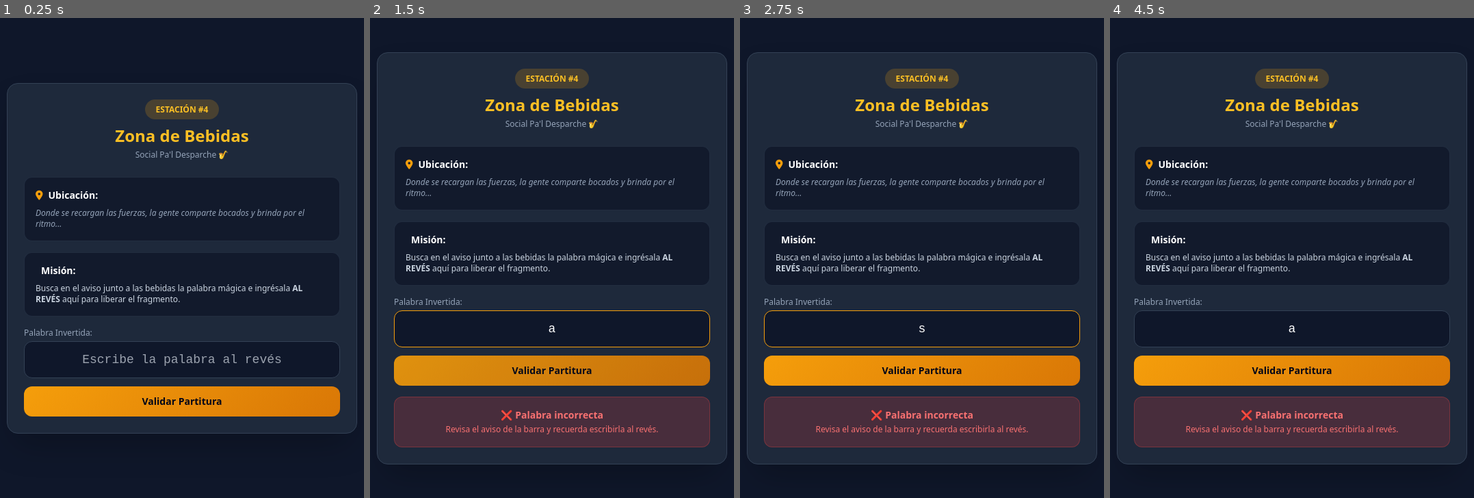
Above: before the commit, frames 1-4 (left to right).
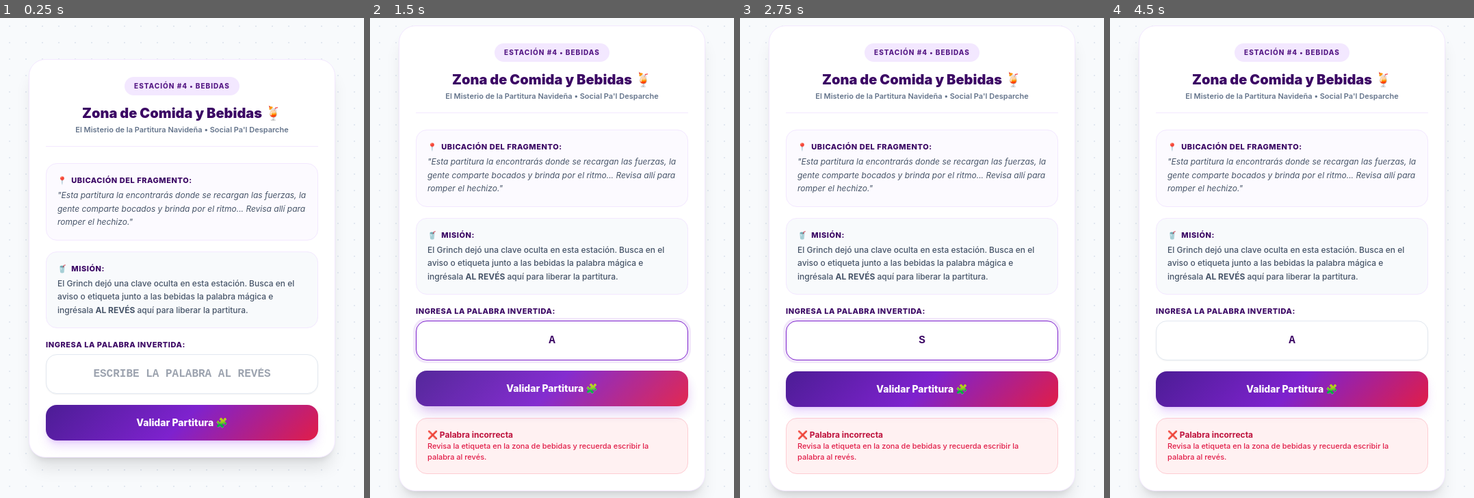
Above: after the commit, the same moments.

Repository: williamosorios-source/social-pal-desparche-juego
Game: browser game, page reto4.html
Same seed, same stepped clock (60 frames per second), same inputs: the game is played once before the commit and once after it.
Inputs (mouse positions are in pixels of both pictures, inside the frame that each line leads up to; where the layout moved, square brackets give the same spot in the first picture):
- Up to frame 1 (0.25 s): no input
- Up to frame 2 (1.5 s): click (552, 373) [552, 358] at 1.27 s; type "a" at 1.27 s; tap Enter at 1.3 s
- Up to frame 3 (2.75 s): click (922, 387) at 1.87 s, where only the run after the commit has a clickable "Validar Partitura 🧩"; click (922, 387) at 2.02 s, where only the run after the commit has a clickable "Validar Partitura 🧩"; click (922, 339) [922, 330] at 2.47 s; type "s" at 2.47 s; tap Enter at 2.5 s
- Up to frame 4 (4.5 s): click (1292, 339) [1292, 330] at 3.07 s; type "e" at 3.07 s; tap Enter at 3.1, 3.7 s; click (1292, 339) [1292, 330] at 3.67 s; type "a" at 3.67 s; click (1292, 387) at 4.27 s, where only the run after the commit has a clickable "Validar Partitura 🧩"

The runs differ from the first frame. In frame 1, 100% of the frame differs, in the area x 0-100%, y 0-100%; in frame 2, 100%; in frame 3, 100%; in frame 4, 100%.

Commit message:
Update reto4.html

Diff:
--- a/reto4.html
+++ b/reto4.html
@@ -2,55 +2,148 @@
 <html lang="es">
 <head>
   <meta charset="UTF-8">
-  <meta name="viewport" content="width=device-width, initial-scale=1.0">
-  <title>Reto #4 - Zona de Bebidas</title>
+  <meta name="viewport" content="width=device-width, initial-scale=1.0, maximum-scale=1.0, user-scalable=no, viewport-fit=cover">
+  <title>Reto #4 - Zona de Bebidas | Social Pa'l Desparche 💃🕺</title>
+
+  <!-- FUENTE OFICIAL -->
+  <link rel="preconnect" href="https://fonts.googleapis.com">
+  <link rel="preconnect" href="https://fonts.gstatic.com" crossorigin>
+  <link href="https://fonts.googleapis.com/css2?family=Plus+Jakarta+Sans:wght@400;600;700;800&display=swap" rel="stylesheet">
+
+  <!-- TAILWIND CSS & FONT AWESOME -->
   <script src="https://cdn.tailwindcss.com"></script>
   <link href="https://cdnjs.cloudflare.com/ajax/libs/font-awesome/6.0.0/css/all.min.css" rel="stylesheet">
+
   <style>
-    body { background-color: #0f172a; color: #f8fafc; font-family: 'Segoe UI', sans-serif; }
-    .gold-gradient { background: linear-gradient(135deg, #f59e0b 0%, #d97706 100%); }
-    .card-dark { background-color: #1e293b; border: 1px solid #334155; }
+    html {
+      -webkit-text-size-adjust: 100%;
+      text-size-adjust: 100%;
+      height: 100%;
+    }
+    body {
+      font-family: 'Plus Jakarta Sans', -apple-system, BlinkMacSystemFont, sans-serif;
+      background-color: #f8fafc;
+      background-image: radial-gradient(#e2e8f0 1px, transparent 1px);
+      background-size: 24px 24px;
+      -webkit-tap-highlight-color: transparent;
+      min-height: 100vh;
+      min-height: 100svh;
+      display: flex;
+      flex-direction: column;
+      align-items: center;
+      justify-content: center;
+    }
+
+    .card-white {
+      background: #ffffff;
+      border: 1px solid #f1f5f9;
+      box-shadow: 0 10px 30px -5px rgba(76, 29, 149, 0.08);
+      box-sizing: border-box;
+      width: 100%;
+    }
+
+    .brand-gradient-btn {
+      background: linear-gradient(135deg, #4c1d95 0%, #7e22ce 50%, #e11d48 100%);
+      transition: all 0.25s ease;
+    }
+    .brand-gradient-btn:hover {
+      opacity: 0.95;
+      transform: translateY(-1px);
+      box-shadow: 0 10px 20px -5px rgba(126, 34, 206, 0.4);
+    }
+
+    .input-light {
+      background: #ffffff;
+      border: 1.5px solid #e2e8f0;
+      color: #3b0764;
+      -webkit-appearance: none;
+      appearance: none;
+      border-radius: 1rem;
+      font-size: 16px !important;
+    }
+    .input-light:focus {
+      border-color: #7e22ce;
+      background: #ffffff;
+      box-shadow: 0 0 0 4px rgba(126, 34, 206, 0.1);
+    }
   </style>
 </head>
-<body class="min-h-screen flex items-center justify-center p-4">
-  <div class="card-dark rounded-2xl max-w-lg w-full p-6 shadow-2xl text-center">
-    <header class="mb-6">
-      <span class="bg-amber-500/20 text-amber-400 font-bold px-4 py-1.5 rounded-full text-xs uppercase">Estación #4</span>
-      <h1 class="text-2xl font-extrabold text-amber-400 mt-3">Zona de Bebidas</h1>
-      <p class="text-xs text-slate-400 mt-1">Social Pa'l Desparche 🎷</p>
+<body class="text-slate-800 p-4 antialiased selection:bg-purple-500 selection:text-white">
+
+  <div class="card-white rounded-3xl max-w-md w-full p-6 shadow-xl border border-purple-100 my-auto">
+
+    <!-- CABECERA DE MARCA -->
+    <header class="text-center mb-6 border-b border-purple-100 pb-4">
+      <span class="bg-purple-100 text-purple-900 font-extrabold px-3.5 py-1.5 rounded-full text-[10px] uppercase tracking-widest inline-block mb-2">
+        ESTACIÓN #4 • BEBIDAS
+      </span>
+      <h1 class="text-xl font-black text-purple-950 mt-1">Zona de Comida y Bebidas 🍹</h1>
+      <p class="text-[11px] text-slate-500 font-semibold mt-0.5">El Misterio de la Partitura Navideña • Social Pa'l Desparche</p>
     </header>
-    <main class="space-y-4 text-left text-sm text-slate-300">
-      <div class="bg-slate-900/80 p-4 rounded-xl border border-slate-700/50">
-        <p class="font-semibold text-white mb-2"><i class="fa-solid fa-location-dot text-amber-500 mr-2"></i>Ubicación:</p>
-        <p class="text-slate-400 text-xs italic">Donde se recargan las fuerzas, la gente comparte bocados y brinda por el ritmo...</p>
+
+    <main class="space-y-4 text-left text-xs text-slate-700">
+      <!-- UBICACIÓN -->
+      <div class="bg-purple-50/50 p-4 rounded-2xl border border-purple-100 space-y-1">
+        <p class="font-extrabold text-purple-950 text-[11px] uppercase tracking-wider flex items-center gap-1.5">
+          <span>📍</span> Ubicación del Fragmento:
+        </p>
+        <p class="text-slate-600 italic leading-relaxed">
+          "Esta partitura la encontrarás donde se recargan las fuerzas, la gente comparte bocados y brinda por el ritmo... Revisa allí para romper el hechizo."
+        </p>
       </div>
-      <div class="bg-slate-900/80 p-4 rounded-xl border border-slate-700/50">
-        <p class="font-semibold text-white mb-2"><i class="fa-solid fa-glass-water text-amber-500 mr-2"></i>Misión:</p>
-        <p class="text-xs text-slate-300">Busca en el aviso junto a las bebidas la palabra mágica e ingrésala <b>AL REVÉS</b> aquí para liberar el fragmento.</p>
+
+      <!-- MISIÓN -->
+      <div class="bg-slate-50 p-4 rounded-2xl border border-purple-100 space-y-1">
+        <p class="font-extrabold text-purple-950 text-[11px] uppercase tracking-wider flex items-center gap-1.5">
+          <span>🥤</span> Misión:
+        </p>
+        <p class="text-slate-600 leading-relaxed font-medium">
+          El Grinch dejó una clave oculta en esta estación. Busca en el aviso o etiqueta junto a las bebidas la palabra mágica e ingrésala <b>AL REVÉS</b> aquí para liberar la partitura.
+        </p>
       </div>
-      <form onsubmit="validar(event)" class="mt-6 space-y-3">
+
+      <!-- FORMULARIO DE RESPUESTA -->
+      <form onsubmit="validar(event)" class="space-y-4 mt-4">
         <div>
-          <label class="block text-xs font-medium text-slate-400 mb-1">Palabra Invertida:</label>
-          <input type="text" id="respuesta" placeholder="Escribe la palabra al revés" required class="w-full bg-slate-900 border border-slate-700 text-white font-mono text-center text-lg rounded-xl py-3 focus:outline-none focus:border-amber-500">
+          <label class="block text-[11px] font-extrabold text-purple-950 mb-1.5 uppercase tracking-wider">
+            Ingresa la palabra Invertida:
+          </label>
+          <input type="text" id="respuesta" placeholder="Escribe la palabra al revés" required
+            class="w-full px-4 py-3.5 input-light font-mono text-center text-lg uppercase font-bold outline-none transition shadow-sm">
         </div>
-        <button type="submit" class="w-full gold-gradient hover:opacity-90 text-slate-950 font-bold py-3 rounded-xl transition">Validar Partitura</button>
+
+        <button type="submit" class="w-full brand-gradient-btn text-white font-extrabold py-4 rounded-2xl text-sm transition active:scale-95 shadow-lg shadow-purple-500/25">
+          Validar Partitura 🧩
+        </button>
       </form>
-      <div id="resultado" class="hidden text-center p-4 rounded-xl font-bold text-sm"></div>
+
+      <!-- SECCIÓN DE RESULTADO -->
+      <div id="resultado" class="hidden text-center p-4 rounded-2xl font-bold text-xs mt-4"></div>
     </main>
   </div>
+
   <script>
-    const SOL = "ZEVREC";
+    // Solución esperada: CERVEZA al revés (AZEVREC)
+    const SOL = "AZEVREC";
+    const CODIGO_GANADOR = "AAA2255";
+
     function validar(e) {
       e.preventDefault();
       const input = document.getElementById('respuesta').value.trim().toUpperCase();
       const resDiv = document.getElementById('resultado');
+
       resDiv.classList.remove('hidden');
+
       if (input === SOL) {
-        resDiv.className = "bg-emerald-500/20 text-emerald-400 border border-emerald-500/30 text-center p-4 rounded-xl font-bold text-sm";
-        resDiv.innerHTML = `🎉 ¡Partitura Liberada!<br><span class="text-xs font-normal">Has descifrado la palabra invertida. Reto #4 completado.</span>`;
+        resDiv.className = "bg-emerald-50 text-emerald-950 border-2 border-emerald-400 p-4 rounded-2xl font-bold text-xs space-y-2 shadow-md";
+        resDiv.innerHTML = `
+          <div class="text-sm font-black text-emerald-800">🎉 ¡PARTITURA LIBERADA! 🎉</div>
+          <p class="text-[11px] text-emerald-700 font-medium">Has descifrado correctamente la palabra invertida de la barra. Tu código para ingresar en la app principal es:</p>
+          <div class="text-2xl font-black text-purple-950 bg-white py-2.5 rounded-xl border border-purple-200 tracking-wider shadow-inner font-mono">${CODIGO_GANADOR}</div>
+        `;
       } else {
-        resDiv.className = "bg-red-500/20 text-red-400 border border-red-500/30 text-center p-4 rounded-xl font-bold text-sm";
-        resDiv.innerHTML = `❌ Palabra incorrecta<br><span class="text-xs font-normal">Revisa el aviso de la barra y recuerda escribirla al revés.</span>`;
+        resDiv.className = "bg-rose-50 text-rose-700 border border-rose-200 p-4 rounded-2xl font-bold text-xs";
+        resDiv.innerHTML = `❌ Palabra incorrecta<br><span class="text-[11px] font-medium text-rose-600">Revisa la etiqueta en la zona de bebidas y recuerda escribir la palabra al revés.</span>`;
       }
     }
   </script>
